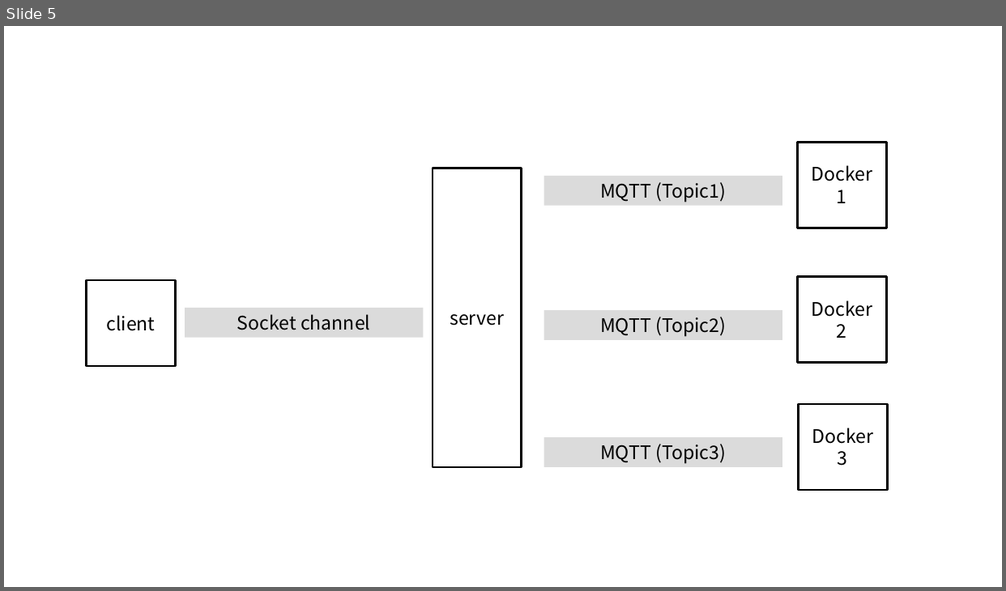
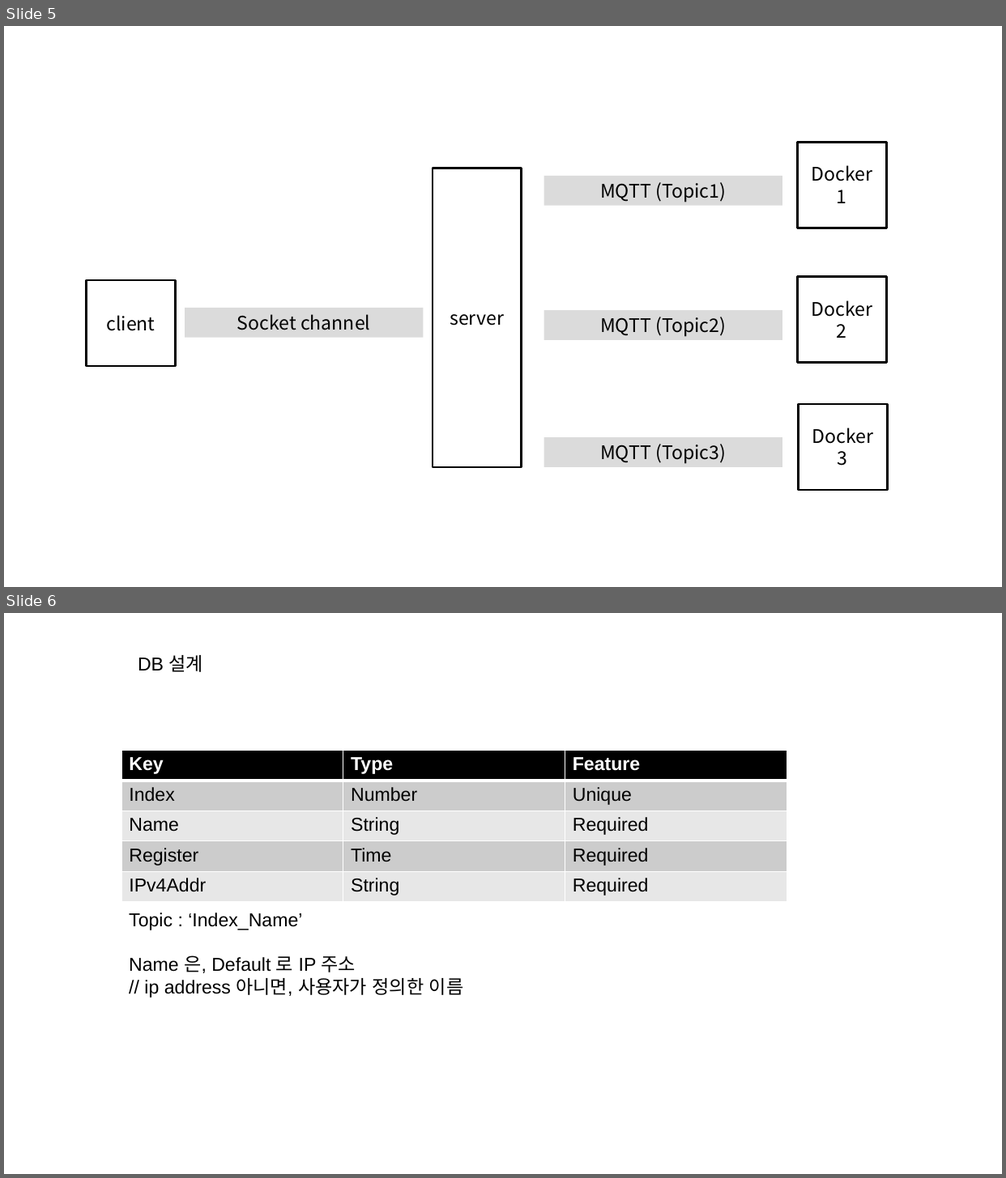
Before and after one commit to Mishuni/ochestration_for_docker, a slide deck: FiveStarts_app.pptx. Shown one above the other, each under a label of ours: slide 5 before the commit, slides 5 and 6 after it. The pictures are 1006x591 and 1006x1178 pixels, drawn with LibreOffice and Linux fonts; fonts in the diff are those of the drawing. Boxes give left, top, right and bottom in pixels: in the first picture for what was removed or moved away, otherwise in the second. Text is boxed around its words. In the diff, an @@ line names an element or a change of style, - is before the commit and + after.

```diff
--- a/FiveStarts_app.pptx
+++ b/FiveStarts_app.pptx
@@ slide 6 added at [4,613,1002,1174], background #FFFFFF @@
@@ text added at [138,655,204,672], 18 pt, text #000000 @@
+DB 설계
@@ table added at [121,750,786,902], 5 rows, 3 columns @@
+Key | Type | Feature
+Index | Number | Unique
+Name | String | Required
+Register | Time | Required
+IPv4Addr | String | Required
@@ text added at [129,913,464,998], 18 pt, text #000000 @@
+Topic : ‘Index_Name’
+Name 은, Default 로 IP 주소
+// ip address 아니면, 사용자가 정의한 이름
```
Also in this commit, not shown: 1 slide removed, 5 other files.
